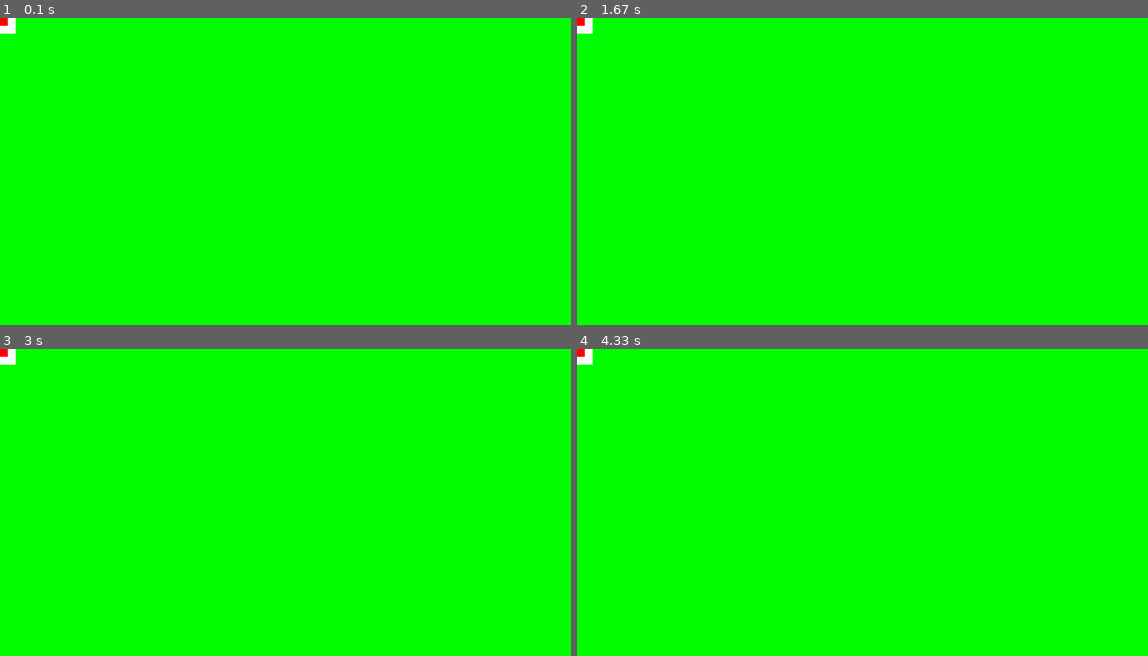
Above: before the commit, frames 1-4 (two rows, left to right).
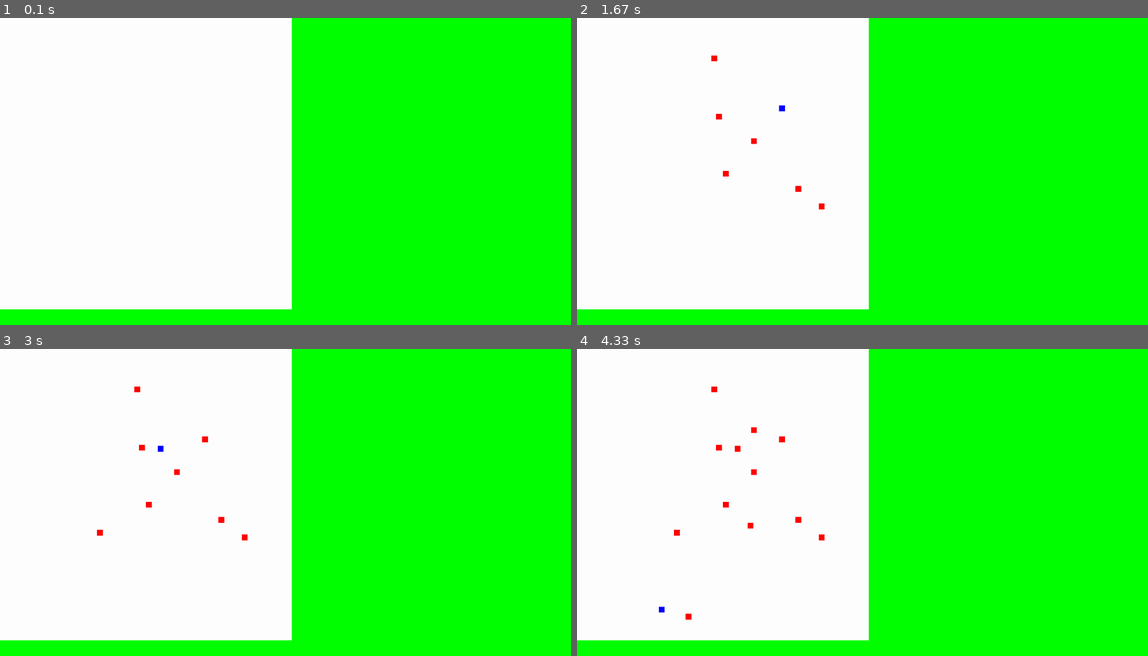
Above: after the commit, the same moments.

Repository: SimonXVB/Pixit
Game: pygame game, started from Pixit - Pygame/main.py
The game is run twice, just before and just after one commit, with the same random seed, the same clock (stepped at 60 frames per second) and the same inputs.
Inputs (mouse positions are in pixels of both pictures, inside the frame that each line leads up to):
- Up to frame 1 (0.1 s): no input
- Up to frame 2 (1.67 s): press the mouse at (725, 174) at 0.37 s; move the mouse to (822, 208) at 0.47 s; release the mouse at (919, 239) at 0.6 s; press the mouse at (725, 174) at 0.7 s; move the mouse to (719, 116) at 0.8 s; release the mouse at (714, 57) at 0.93 s; press the mouse at (725, 174) at 1.03 s; move the mouse to (799, 189) at 1.13 s; release the mouse at (868, 205) at 1.27 s; press the mouse at (725, 174) at 1.37 s; move the mouse to (754, 140) at 1.47 s; release the mouse at (782, 107) at 1.6 s
- Up to frame 3 (3 s): press the mouse at (148, 505) at 1.7 s; move the mouse to (308, 499) at 1.8 s; release the mouse at (462, 496) at 1.93 s; click (97, 533) at 2.05 s; right-click (125, 536) at 2.38 s; click (159, 447) at 2.72 s
- Up to frame 4 (4.33 s): click (691, 616) at 3.05 s; click (748, 527) at 3.38 s; click (754, 428) at 3.72 s; click (662, 609) at 4.05 s

The runs differ from the first frame. In frame 1, 48% of the frame differs, in the area x 0-52%, y 0-96%; in frame 2, 48%; in frame 3, 48%; in frame 4, 48%.

Commit message:
minor prep work

Diff:
--- a/Pixit - Pygame/canvas.py
+++ b/Pixit - Pygame/canvas.py
@@ -20,7 +20,8 @@
         self.window = window
         self.canvas = pygame.Surface(pygame.display.get_surface().get_size())
 
-        self.scale = 1
+        self.main.scale = (self.canvas.get_height() / self.main.canvas_height) * 0.95
+        self.main.baseline_scale = self.main.scale
 
         self.offset_x = 0
         self.offset_y = 0
@@ -28,11 +29,10 @@
         self.start_x = 0
         self.start_y = 0
 
-        self.canvas_surface = pygame.Surface((50, 50))
+        self.canvas_surface = pygame.Surface((self.main.canvas_width, self.main.canvas_height))
         self.canvas_surface.fill("white")
-        pygame.draw.rect(self.canvas_surface, "red", (0, 0, 25, 25))
-
-        self.temp_surface = pygame.Surface((50, 50), flags=pygame.SRCALPHA)
+
+        self.temp_surface = pygame.Surface((self.main.canvas_width, self.main.canvas_height), flags=pygame.SRCALPHA)
         self.temp_surface.fill((0, 0, 0, 0))
 
         self.render_canvas()
@@ -59,14 +59,14 @@
                 self.cursor(event)
 
     def render_canvas(self):
-        pixel_offset_x = ((((self.offset_x * -1) / self.scale) - floor((self.offset_x * -1) / self.scale)) * self.scale) * -1
-        pixel_offset_y = ((((self.offset_y * -1) / self.scale) - floor((self.offset_y * -1) / self.scale)) * self.scale) * -1
+        pixel_offset_x = ((((self.offset_x * -1) / self.main.scale) - floor((self.offset_x * -1) / self.main.scale)) * self.main.scale) * -1
+        pixel_offset_y = ((((self.offset_y * -1) / self.main.scale) - floor((self.offset_y * -1) / self.main.scale)) * self.main.scale) * -1
 
         x = self.offset_x if self.offset_x > 0 else pixel_offset_x
         y = self.offset_y if self.offset_y > 0 else pixel_offset_y
 
-        canvas_width = self.canvas_surface.get_width() * self.scale
-        canvas_height = self.canvas_surface.get_height() * self.scale
+        canvas_width = self.canvas_surface.get_width() * self.main.scale
+        canvas_height = self.canvas_surface.get_height() * self.main.scale
 
         #calculate cropping region of the original image
         crop_left = 0
@@ -75,16 +75,16 @@
         crop_bottom = self.canvas_surface.get_height()
 
         if self.offset_x < 0:
-            crop_left = floor((self.offset_x * -1) / self.scale)
+            crop_left = floor((self.offset_x * -1) / self.main.scale)
 
         if self.offset_y < 0:
-            crop_top = floor((self.offset_y * -1) / self.scale)
+            crop_top = floor((self.offset_y * -1) / self.main.scale)
 
         if canvas_width + self.offset_x > self.canvas.get_width():
-            crop_right = floor((canvas_width - ((canvas_width + self.offset_x) - self.canvas.get_width())) / self.scale)
+            crop_right = floor((canvas_width - ((canvas_width + self.offset_x) - self.canvas.get_width())) / self.main.scale)
 
         if canvas_height + self.offset_y > self.canvas.get_height():
-            crop_bottom = floor((canvas_height - ((canvas_height + self.offset_y) - self.canvas.get_height())) / self.scale)
+            crop_bottom = floor((canvas_height - ((canvas_height + self.offset_y) - self.canvas.get_height())) / self.main.scale)
 
         #calculate width of the cropped image (so the right/bottom side of the canvas doesn't get cut off when panning)
         width = (crop_right - crop_left) + 1
@@ -97,21 +97,21 @@
             height = crop_bottom - crop_top
 
         #crop, scale and render to screen
-        combined_surface = pygame.Surface((50, 50))
+        combined_surface = pygame.Surface((self.main.canvas_width, self.main.canvas_height))
         combined_surface.blit(self.canvas_surface, (0, 0))
         combined_surface.blit(self.temp_surface, (0, 0))
 
         cropped_surface = pygame.Surface((width, height))
         cropped_surface.blit(combined_surface, (0, 0), (crop_left, crop_top, crop_right + 1, crop_bottom + 1))
-        scaled_surface = pygame.transform.scale(cropped_surface, (width * self.scale, height * self.scale))
+        scaled_surface = pygame.transform.scale(cropped_surface, (width * self.main.scale, height * self.main.scale))
 
         self.canvas.fill("green")
         self.canvas.blit(scaled_surface, (x, y))
         self.window.blit(self.canvas, (0, 0))
 
     def set_offset(self, x: float, y: float):
-        canvas_width = self.canvas_surface.get_width() * self.scale
-        canvas_height = self.canvas_surface.get_height() * self.scale
+        canvas_width = self.canvas_surface.get_width() * self.main.scale
+        canvas_height = self.canvas_surface.get_height() * self.main.scale
 
         screen_width = self.canvas.get_width()
         screen_height = self.canvas.get_height()
@@ -147,8 +147,8 @@
                 self.offset_y = screen_height / 2
 
     def get_pixel_coords(self, event) -> dict[str, int] | None:
-        GRID_X = floor((event.pos[0] - self.offset_x) / self.scale)
-        GRID_Y = floor((event.pos[1] - self.offset_y) / self.scale)
+        GRID_X = floor((event.pos[0] - self.offset_x) / self.main.scale)
+        GRID_Y = floor((event.pos[1] - self.offset_y) / self.main.scale)
 
         if GRID_X < 0 or GRID_X > self.canvas_surface.get_height(): return
         if GRID_Y < 0 or GRID_Y > self.canvas_surface.get_width(): return
@@ -205,20 +205,18 @@
             pygame.draw.rect(self.canvas_surface, "white", (coords["start_x"], coords["start_y"], coords["width"], coords["height"]))
             self.render_canvas()
 
-
     def zoom(self, event):
-        global scale, offset_x, offset_y, scaled
-
-        PREV_SCALE = self.scale
-
-        if event.y == 1 and floor(self.scale) <= 100:
-            self.scale = floor(self.scale + 1)
-        elif event.y == -1 and floor(self.scale) > 1:
-            self.scale = floor(self.scale - 1)
+        PREV_SCALE = self.main.scale
+        SCALE_INTERVAL = self.main.baseline_scale * 0.05
+
+        if event.y == 1 and self.main.scale <= self.main.baseline_scale * 3:
+            self.main.scale = self.main.scale + SCALE_INTERVAL
+        elif event.y == -1 and self.main.scale > self.main.baseline_scale * 0.1:
+            self.main.scale = self.main.scale - SCALE_INTERVAL
         else:
             return
 
-        SCALE = self.scale
+        SCALE = self.main.scale
 
         x = pygame.mouse.get_pos()[0] - (pygame.mouse.get_pos()[0] - self.offset_x) * (SCALE / PREV_SCALE)
         y = pygame.mouse.get_pos()[1] - (pygame.mouse.get_pos()[1] - self.offset_y) * (SCALE / PREV_SCALE)
--- a/Pixit - Pygame/main.py
+++ b/Pixit - Pygame/main.py
@@ -7,12 +7,17 @@
         pygame.init()
         pygame.display.set_caption("Pixit")
 
+        #app data
+        self.pixel_size: int = 5
+        self.scale: float = 1
+        self.baseline_scale: float = self.scale
+        self.canvas_width: int = 250
+        self.canvas_height: int = 250
+
+        #init
         self.window = pygame.display.set_mode((1820, 980), vsync=1)
         self.clock = pygame.time.Clock()
         self.canvas = Canvas(main=self, window=self.window)
-
-        #app data
-        self.pixel_size = 5
 
         #starts the event loop
         self.event_loop()
